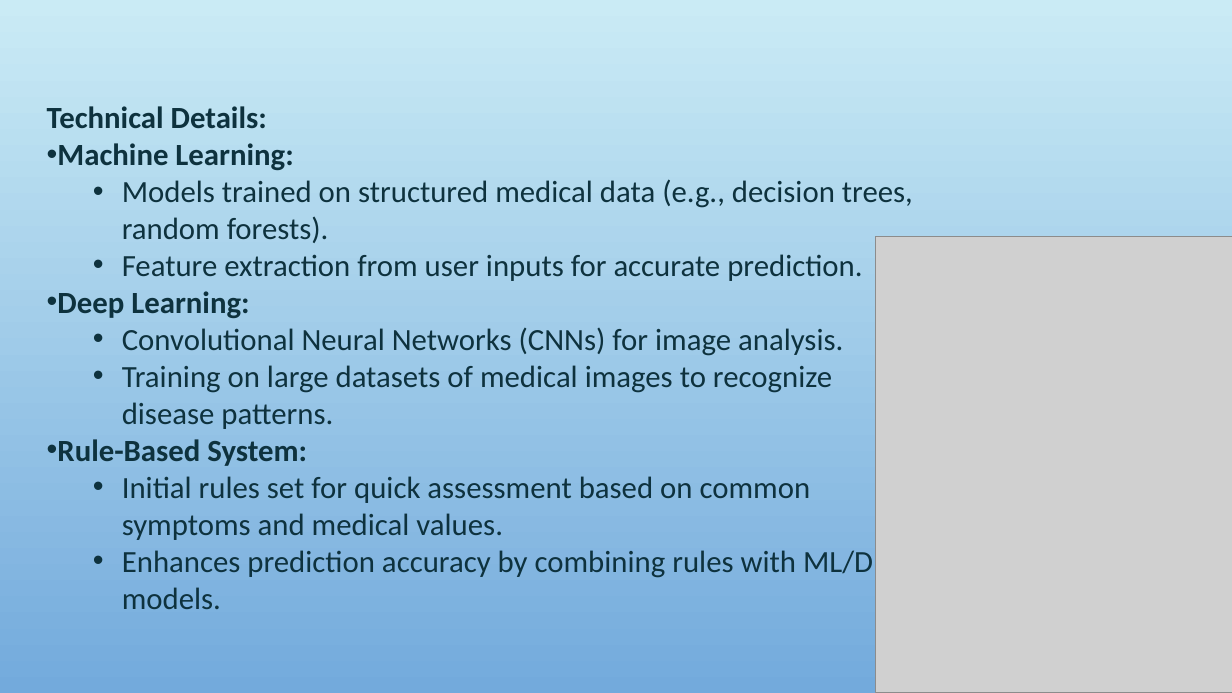
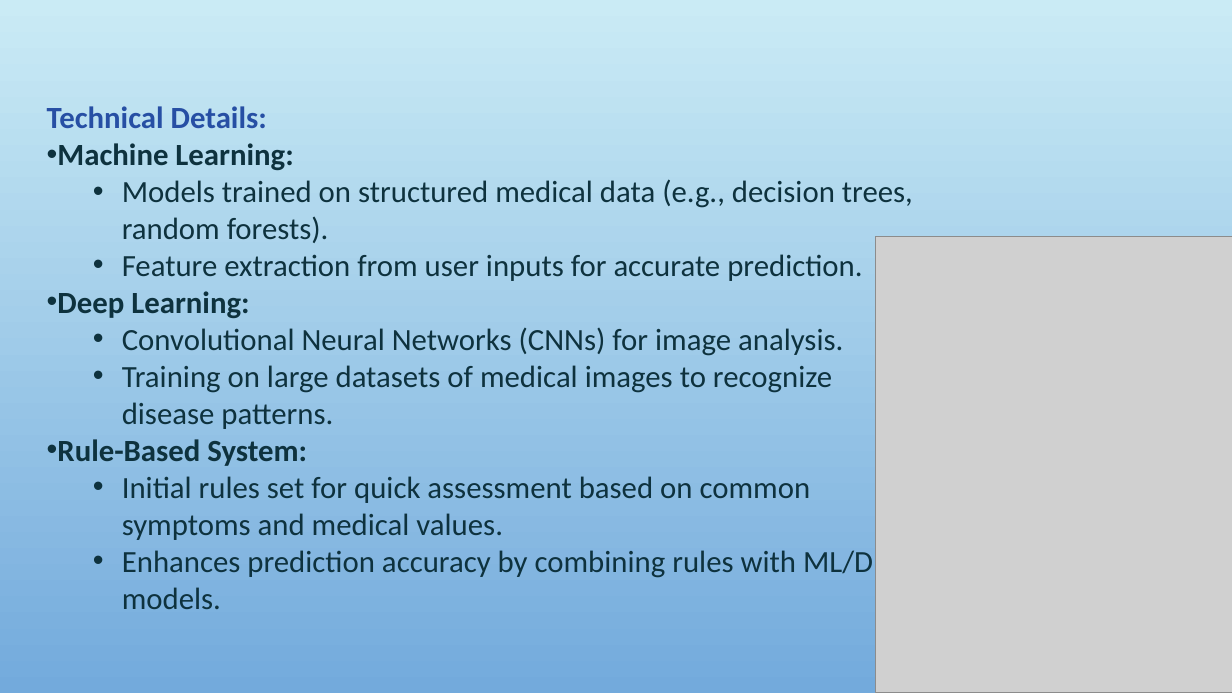
Before and after one commit to santoshw03/ML_and_Healthcare, a slide deck: slide 7 of topic_proposal.pptx (slide 6 before the commit). Drawn at 1232x693 pixels with LibreOffice and Linux fonts; fonts in the diff are those of the drawing; grey boxes stand for pictures; background and template pictures are left out. Boxes give left, top, right and bottom in pixels: in the first picture for what was removed or moved away, otherwise in the second. Text is boxed around its words. In the diff, an @@ line names an element or a change of style, - is before the commit and + after.

```diff
--- a/topic_proposal.pptx
+++ b/topic_proposal.pptx
@@ text at [47,106,267,128]: text colour #0E323D to #274FA4 in "Technical Details:" @@
```
Also in this commit, not shown: 3 other slides changed, 2 slides added.
